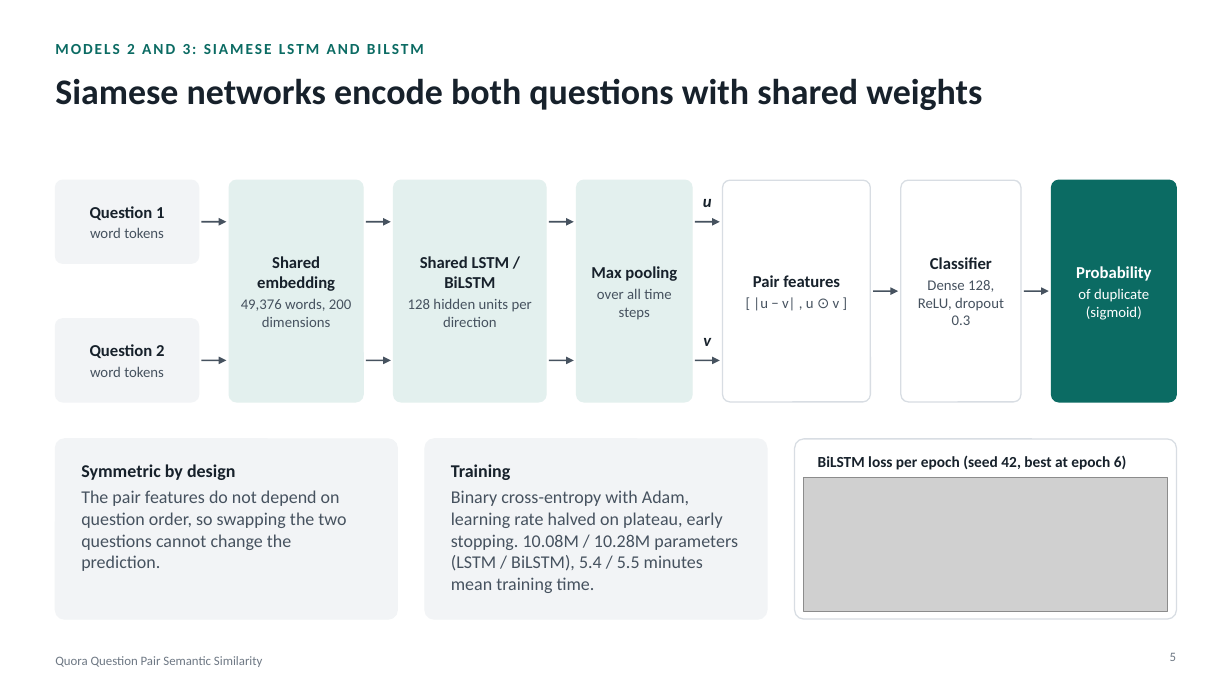
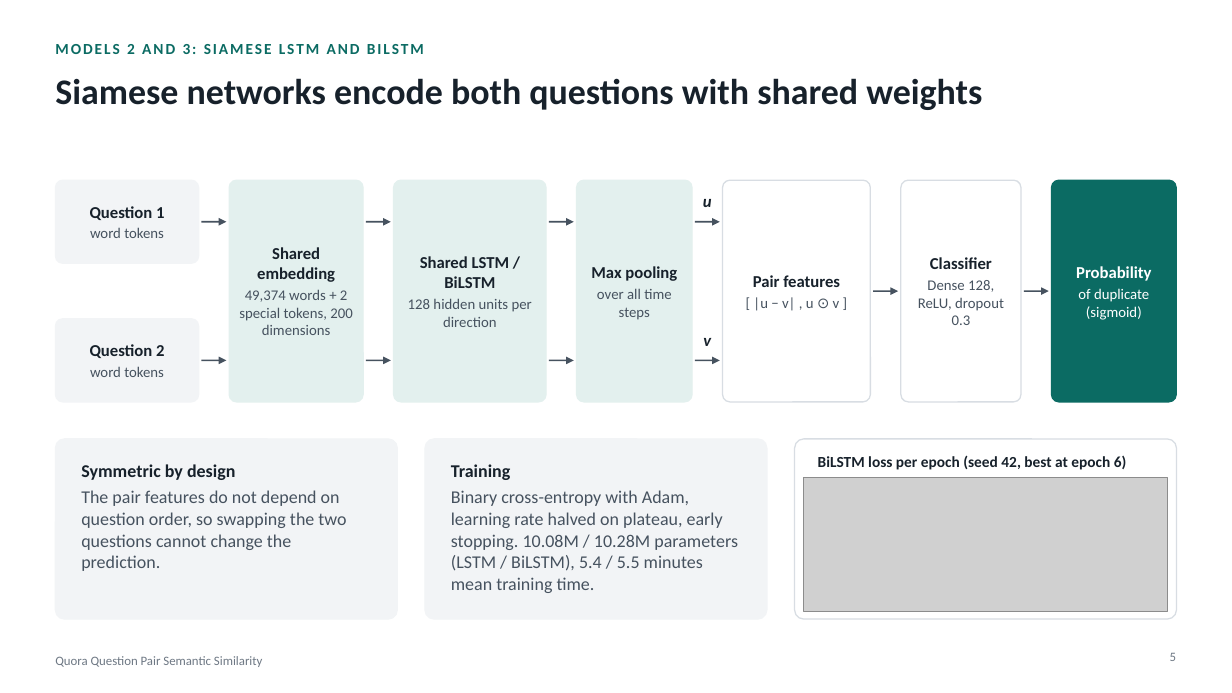
Before and after one commit to SaiPraneeth9955/quora-duplicate-question-detection, a slide deck: slide 5 of presentation/QQP_Duplicate_Question_Detection.pptx. Drawn at 1232x693 pixels with LibreOffice and Linux fonts; fonts in the diff are those of the drawing; grey boxes stand for pictures. Boxes give left, top, right and bottom in pixels: in the first picture for what was removed or moved away, otherwise in the second. Text is boxed around its words. In the diff, an @@ line names an element or a change of style, - is before the commit and + after.

Commit message:
Slide 5: vocabulary is 49,374 words plus 2 special tokens

```diff
--- a/presentation/QQP_Duplicate_Question_Detection.pptx
+++ b/presentation/QQP_Duplicate_Question_Detection.pptx
@@ text at (x1=239, y1=289, x2=352, y2=335): text changed @@
-49,376 words, 200 dimensions
+49,374 words + 2 special tokens, 200 dimensions
```
